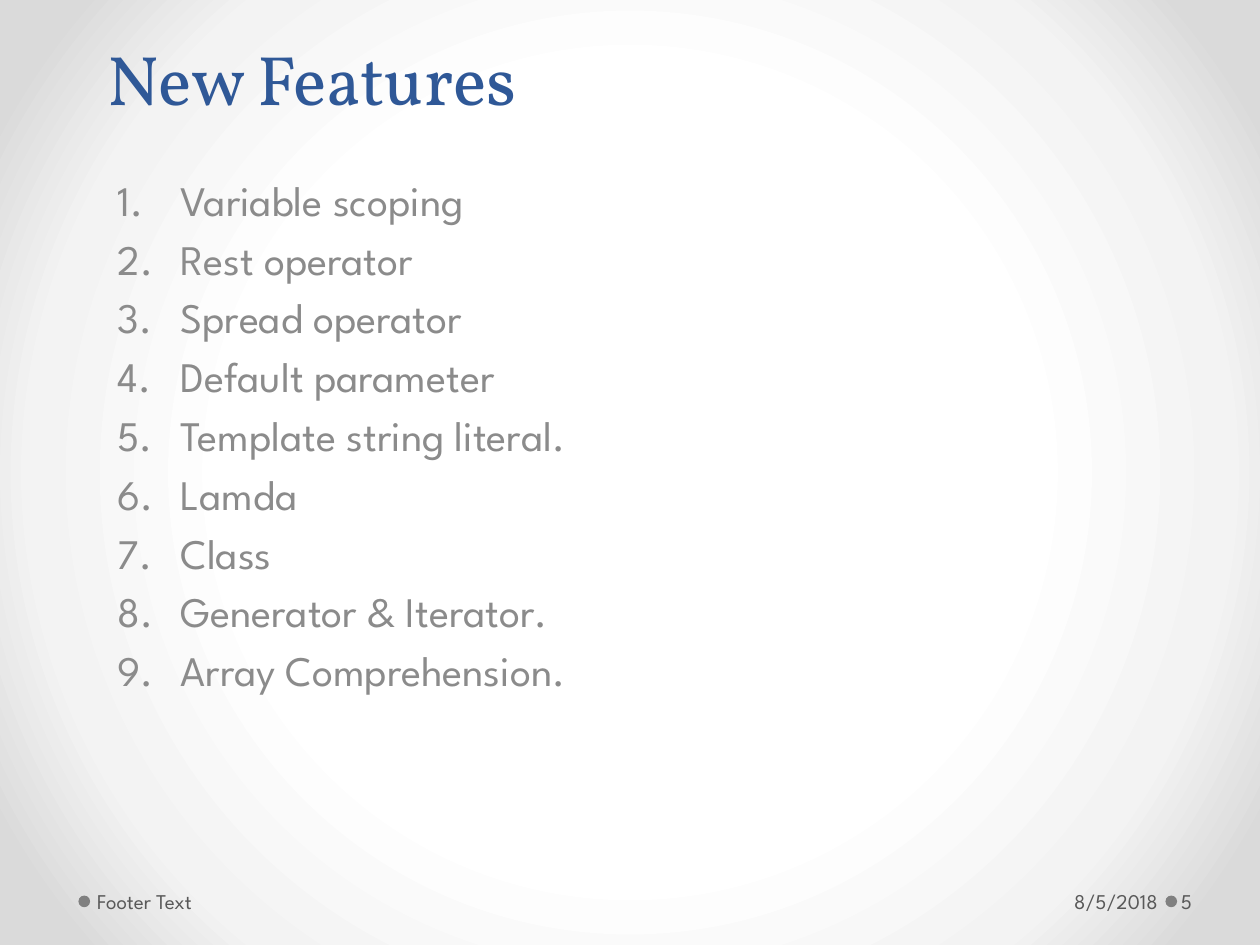
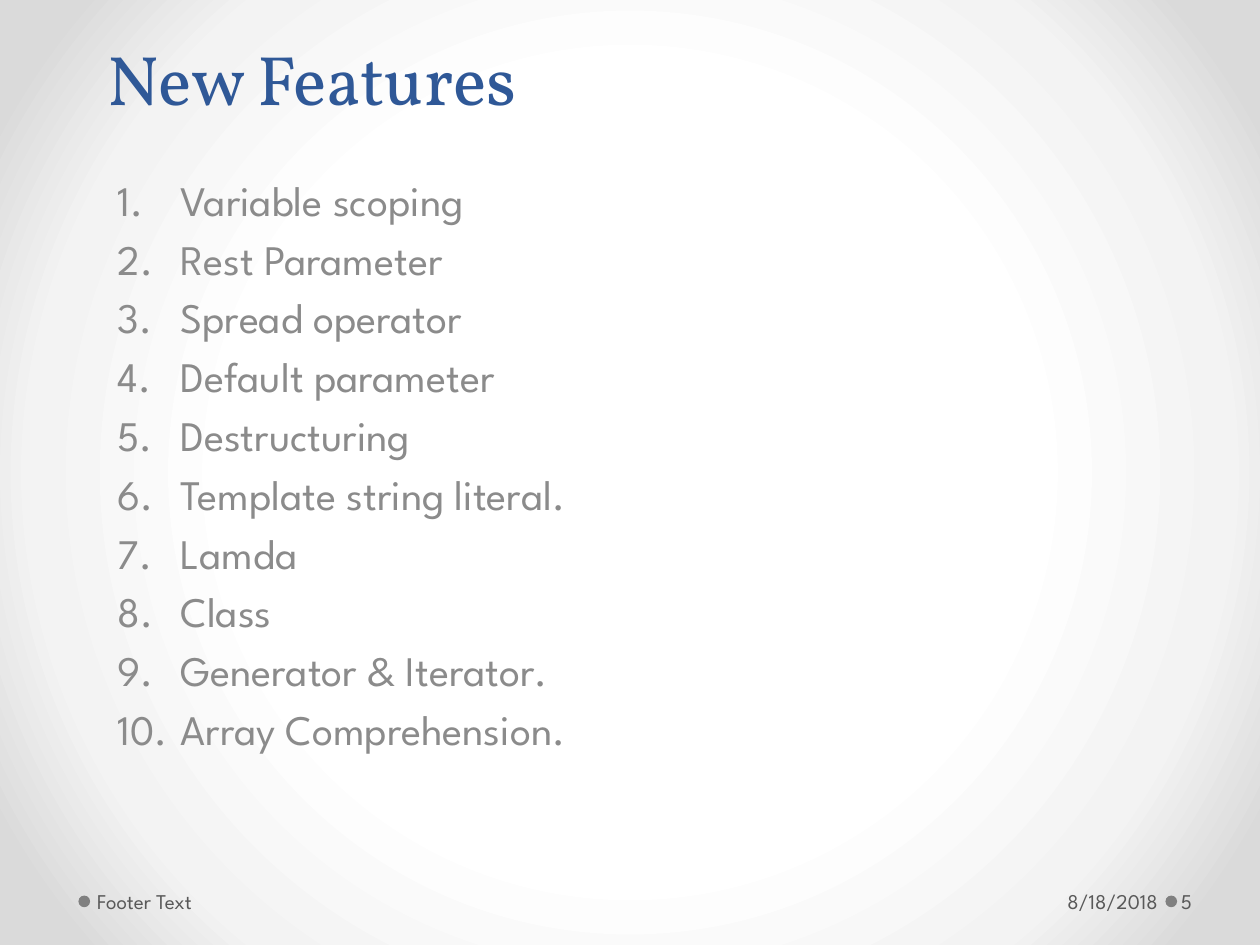
Before and after one commit to h-t-tran/brown, a slide deck: slide 5 of es6/es6.pptx. Drawn at 1260x945 pixels with LibreOffice and Linux fonts; fonts in the diff are those of the drawing. Boxes give left, top, right and bottom in pixels: in the first picture for what was removed or moved away, otherwise in the second. Text is boxed around its words. In the diff, an @@ line names an element or a change of style, - is before the commit and + after.

Commit message:
Destructuring

```diff
--- a/es6/es6.pptx
+++ b/es6/es6.pptx
@@ subtitle at (181,247,442,276): text changed @@
-2. Rest operator
+2. Rest Parameter
@@ subtitle at (181,423,410,460): paragraph added @@
+5. Destructuring
@@ text at (1067,894,1157,911): text changed @@
-8/5/2018
+8/18/2018
```
Also in this commit, not shown: 5 other slides changed, 4 slides added, 5 other files.
